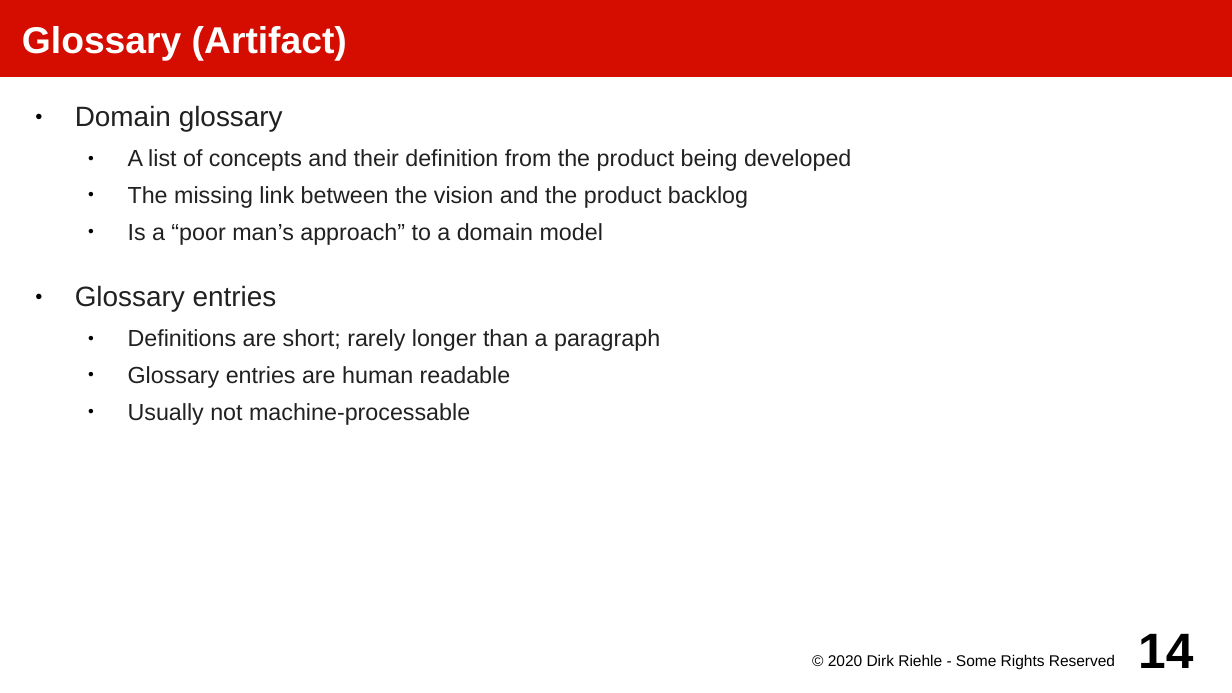
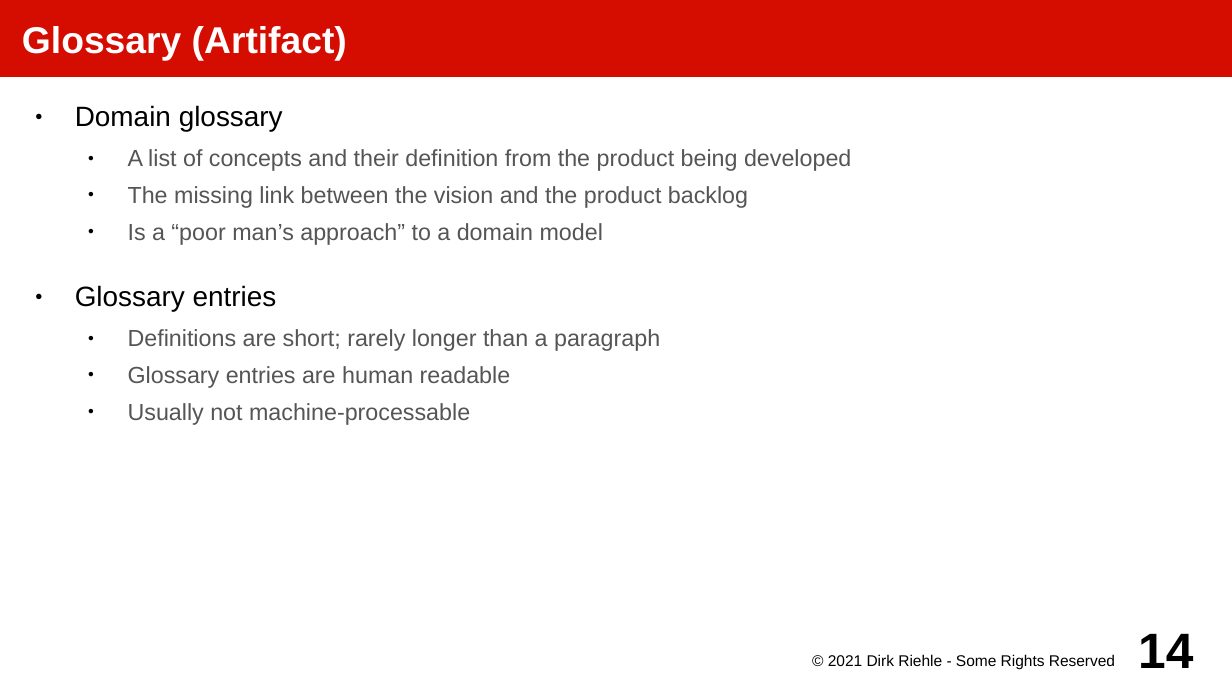
Before and after one commit to dirkriehle/amos-course, a slide deck: slide 14 of Lecture slides/AMOS D01 - Product Management.odp. Drawn at 1232x693 pixels with LibreOffice and Linux fonts; fonts in the diff are those of the drawing. Boxes give left, top, right and bottom in pixels: in the first picture for what was removed or moved away, otherwise in the second. Text is boxed around its words. In the diff, an @@ line names an element or a change of style, - is before the commit and + after.

```diff
--- a/Lecture slides/AMOS D01 - Product Management.odp
+++ b/Lecture slides/AMOS D01 - Product Management.odp
@@ text "Domain glossary" at [75,105,851,425]: text colour #212121 to #000000 in "Domain glossary", "Glossary entries"; text colour #212121 to #555555 in "A list of concepts and their definition ...", "The missing link between the vision and ...", "Is a “poor man’s approach” to a ...", "Definitions are short; rarely longer than a ..." and 2 more places @@
@@ text at [828,654,1115,670]: text changed @@
-© 2020 Dirk Riehle - Some Rights Reserved
+© 2021 Dirk Riehle - Some Rights Reserved
```
Also in this commit, not shown: 53 other slides changed, 29 other files.
